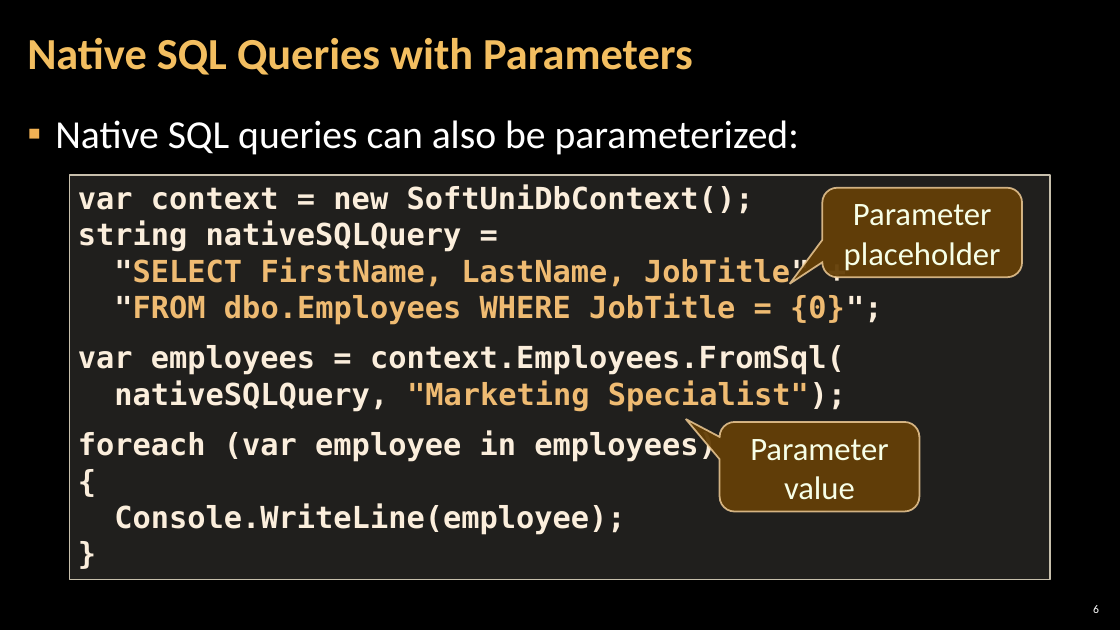
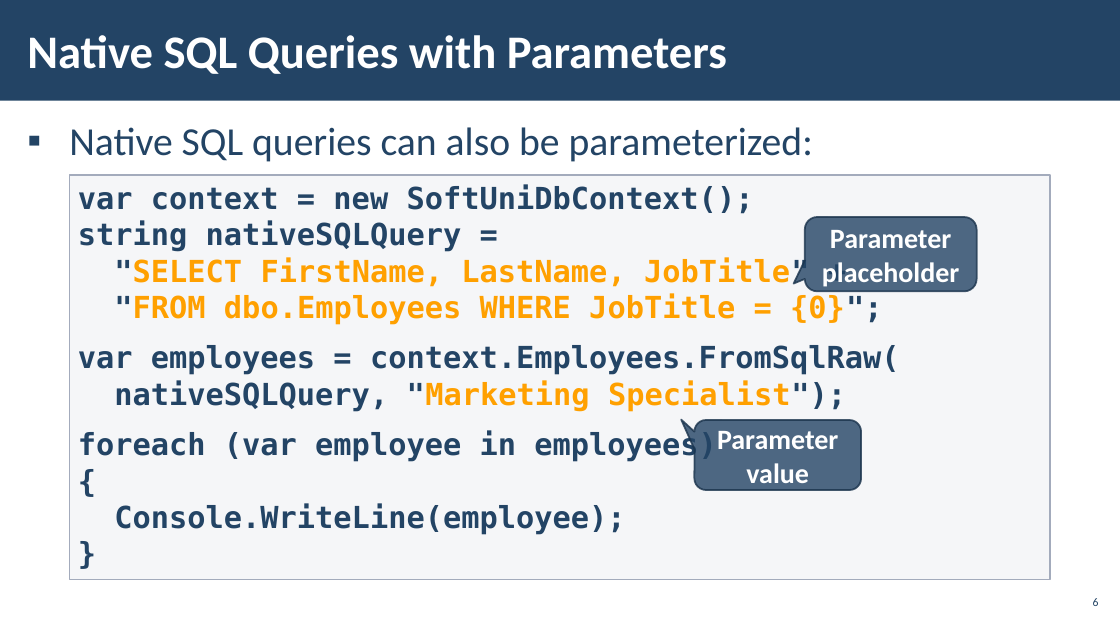
Before and after one commit to pirocorp/Databases-Advanced---Entity-Framework, a slide deck: slide 6 of 07. Advanced Querying/07. DB-Advanced-EF-Core-Advanced-Querying.pptx. Drawn at 1120x630 pixels with LibreOffice and Linux fonts; fonts in the diff are those of the drawing; background and template pictures are left out. Boxes give left, top, right and bottom in pixels: in the first picture for what was removed or moved away, otherwise in the second. Text is boxed around its words. In the diff, an @@ line names an element or a change of style, - is before the commit and + after.

```diff
--- a/07. Advanced Querying/07. DB-Advanced-EF-Core-Advanced-Querying.pptx
+++ b/07. Advanced Querying/07. DB-Advanced-EF-Core-Advanced-Querying.pptx
@@ rectangle added at <box>0,0,1120,101</box>, fill #234465 @@
@@ title "Native SQL Queries with Parameters" at <box>27,35,727,74</box>: size 38 to 40 pt, text colour #F3BE60 to #FFFFFF; line spacing 0.9 to 1 @@
@@ text "Native SQL queries can also ..." at <box>69,127,813,162</box>: text colour #FFFFFF to #234465; indent changed; line spacing 1 to 1.05 @@
@@ rectangle "var context = new SoftUniDbContext();" at <box>70,175,1050,579</box>: fill #D9D5C7 at 15% opacity to #C2C7D2 at 15% opacity; outline #C7BFAC 1 pt to #A3ABBC 1 pt @@
@@ text in rectangle at <box>78,184,883,534</box>: text colour #FBEEDC to #234465 in "var context = new SoftUniDbContext();", "string nativeSQLQuery =", ""SELECT JobTitle" +", ""FROM {0}";" and 5 more places; text colour #EFBB72 to #FFA000 in ""SELECT FirstName, LastName, JobTitle"", ""FROM dbo.Employees WHERE JobTitle = {0}";", ""Marketing Specialist");"; text colour #EFBB72 to #234465 in ""Marketing Specialist");" @@
@@ rounded speech box "Parameter placeholder": place and size @@
-rounded speech box "Parameter placeholder" at <box>823,188,1023,278</box>
+rounded speech box "Parameter placeholder" at <box>805,217,976,291</box>
@@ rounded speech box "Parameter placeholder" at <box>805,217,976,291</box>: size 28 to 24 pt, text colour #F7FFE7 to #FFFFFF, bold on; fill #643F07 at 95% opacity to #234465 at 80% opacity; outline #F8D49E 1.5 pt to #1A334C 1.5 pt; proportions changed @@
@@ text in rectangle at <box>78,345,900,375</box>: text changed; text colour #FBEEDC to #234465 @@
-var employees = context.Employees.FromSql(
+var employees = context.Employees.FromSqlRaw(
@@ rounded speech box "Parameter value" at <box>694,420,860,490</box>: size 28 to 24 pt, text colour #F7FFE7 to #FFFFFF, bold on; fill #643F07 at 95% opacity to #234465 at 80% opacity; outline #F8D49E 1.5 pt to #1A334C 1.5 pt; proportions changed @@
@@ rounded speech box "Parameter value": place and size @@
-rounded speech box "Parameter value" at <box>719,422,919,512</box>
+rounded speech box "Parameter value" at <box>694,420,860,490</box>
@@ page number: place and size @@
-page number at <box>1093,605,1099,613</box>
+page number at <box>1093,598,1099,606</box>
@@ page number at <box>1093,598,1099,606</box>: text colour #FFFFFF to #234465 @@
```
Also in this commit, not shown: 31 other slides changed, 5 slides added, 4 slides removed.
